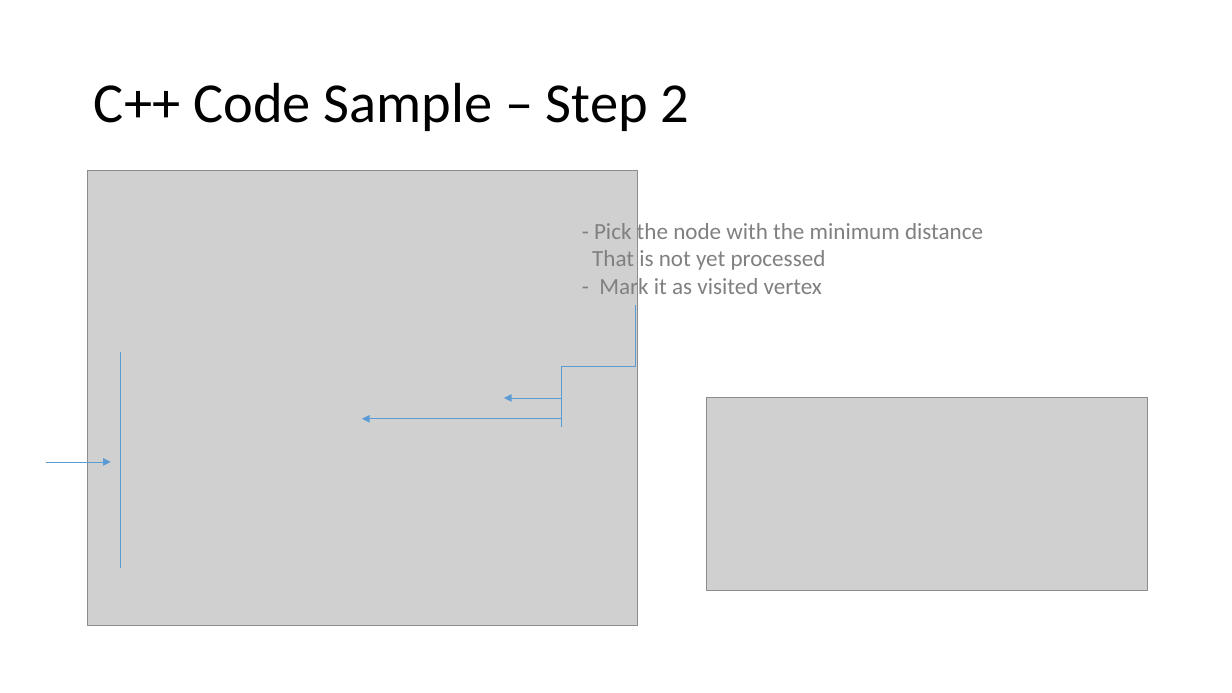
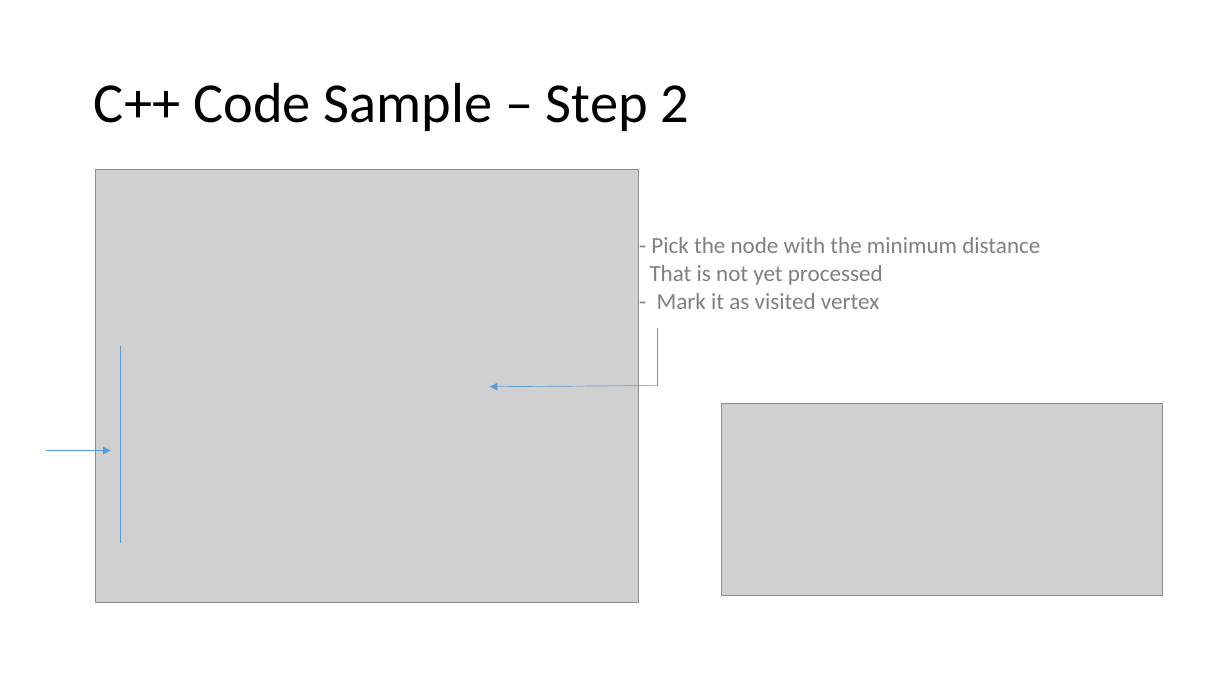
Before and after one commit to belavina/Assignment3_DSA, a slide deck: slide 16 of Assignment3_DSA.pptx (slide 11 before the commit). Drawn at 1232x693 pixels with LibreOffice and Linux fonts; fonts in the diff are those of the drawing; grey boxes stand for pictures. Boxes give left, top, right and bottom in pixels: in the first picture for what was removed or moved away, otherwise in the second. Text is boxed around its words. In the diff, an @@ line names an element or a change of style, - is before the commit and + after.

```diff
--- a/Assignment3_DSA.pptx
+++ b/Assignment3_DSA.pptx
@@ picture: place and size @@
-picture at box(87, 171, 637, 626)
+picture at box(95, 170, 639, 603)
@@ text "- Pick the node with ..." rewrapped from box(592, 219, 983, 301) to box(650, 237, 1040, 309) @@
@@ elbow line removed from (636, 305) to (562, 427) @@
@@ line added from (657, 385) to (657, 328), #5B9BD5 0.5 pt @@
@@ line moved from (121, 352) - (121, 567) to (121, 346) - (121, 543) @@
@@ arrow moved from (562, 419) - (362, 419) to (657, 385) - (490, 387) @@
@@ arrow removed from (562, 398) to (504, 398) @@
@@ picture: place and size @@
-picture at box(706, 398, 1147, 591)
+picture at box(722, 404, 1163, 596)
@@ arrow moved from (45, 462) - (111, 462) to (45, 451) - (111, 451) @@
```
Also in this commit, not shown: 8 other slides changed, 12 slides added.
